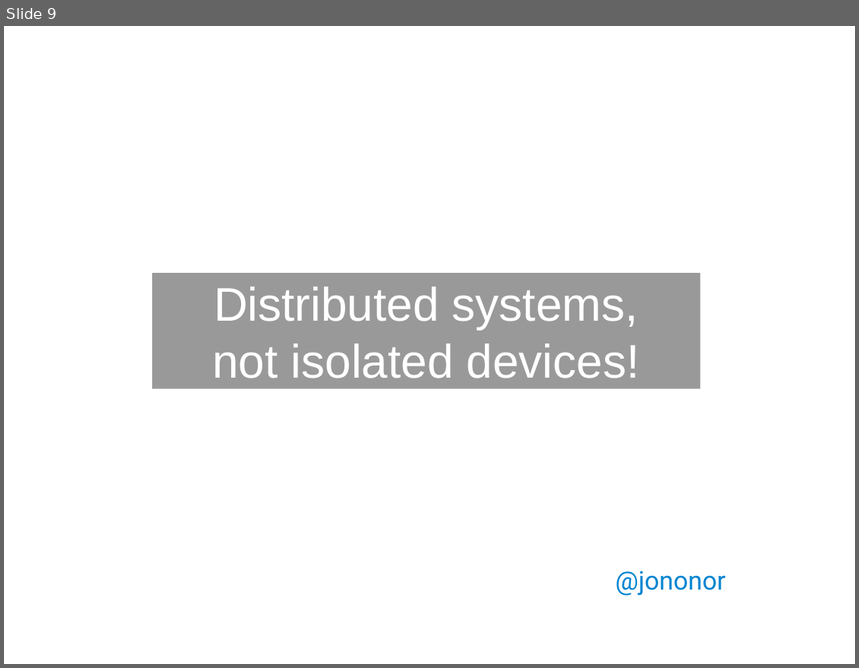
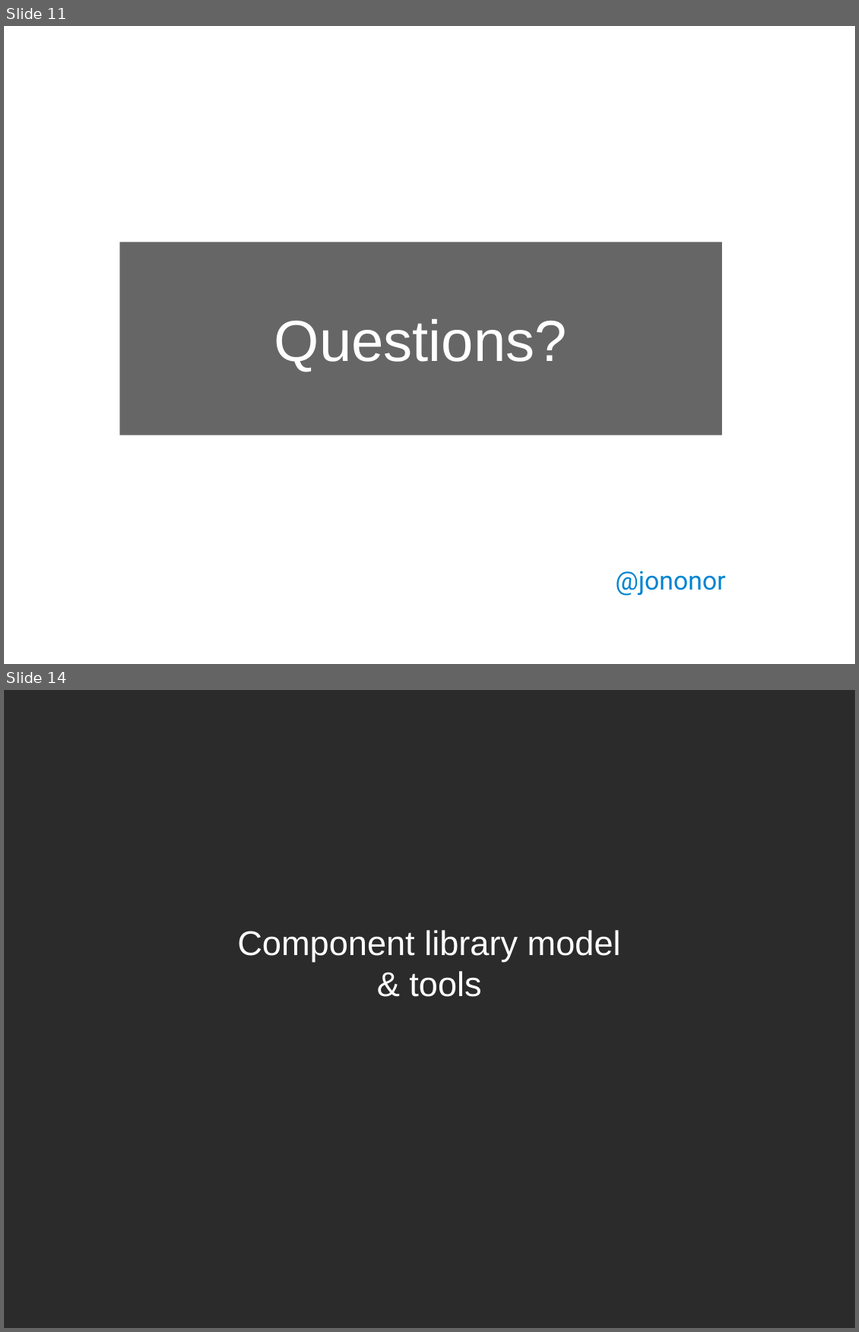
Before and after one commit to msgflo/msgflo, a slide deck: doc/fosdem2017/slides.odp. Shown one above the other, each under a label of ours: slide 9 before the commit, slides 11 and 14 after it; the slides between them are not shown. The pictures are 859x668 and 859x1332 pixels, drawn with LibreOffice and Linux fonts; fonts in the diff are those of the drawing; background and template pictures are left out; a plain dark background stands for a picture behind light text. Boxes give left, top, right and bottom in pixels: in the first picture for what was removed or moved away, otherwise in the second. Text is boxed around its words. In the diff, an @@ line names an element or a change of style, - is before the commit and + after.

```diff
--- a/doc/fosdem2017/slides.odp
+++ b/doc/fosdem2017/slides.odp
@@ slide 14 added at (4, 690, 855, 1328), background picture (left out) @@
@@ subtitle added at (237, 930, 621, 997), 32 pt, text #FFFFFF @@
+Component library model
+& tools
@@ what was slide 9 is now slide 11 @@
@@ slide 11 changed as well @@
@@ subtitle added at (120, 243, 722, 436), fill #000000 at 60% opacity, 54 pt, text #FFFFFF @@
+Questions?
@@ subtitle removed at (152, 273, 701, 389) @@
-Distributed systems,
-not isolated devices!
```
Also in this commit, not shown: 6 other slides changed, 6 other slides added, 2 slides removed, 2 other files.
